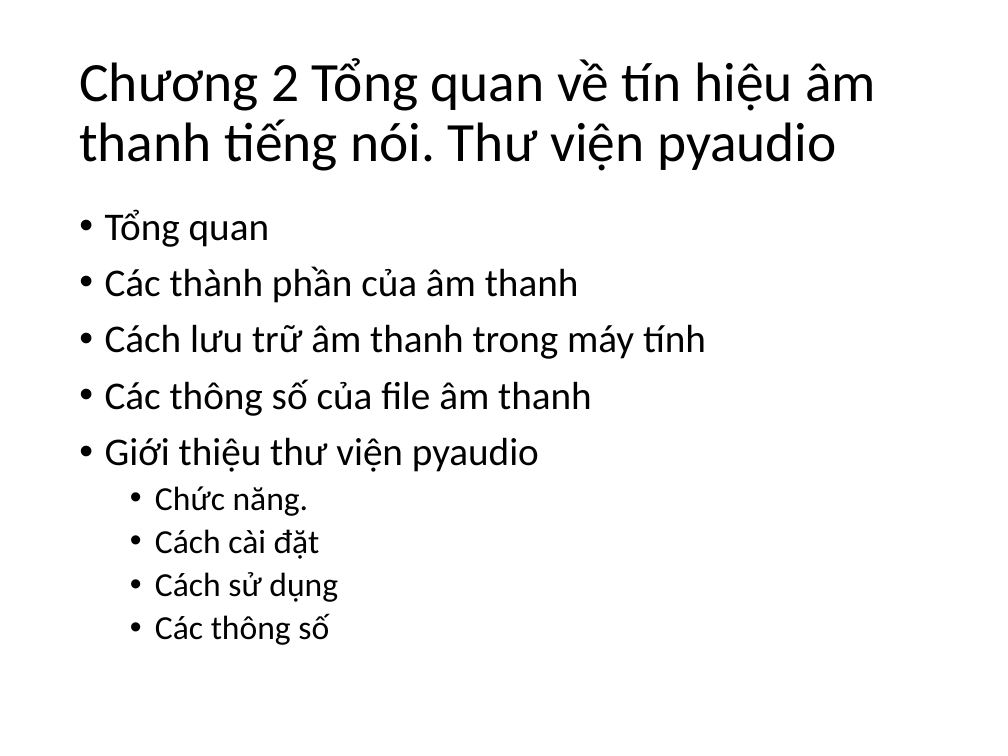
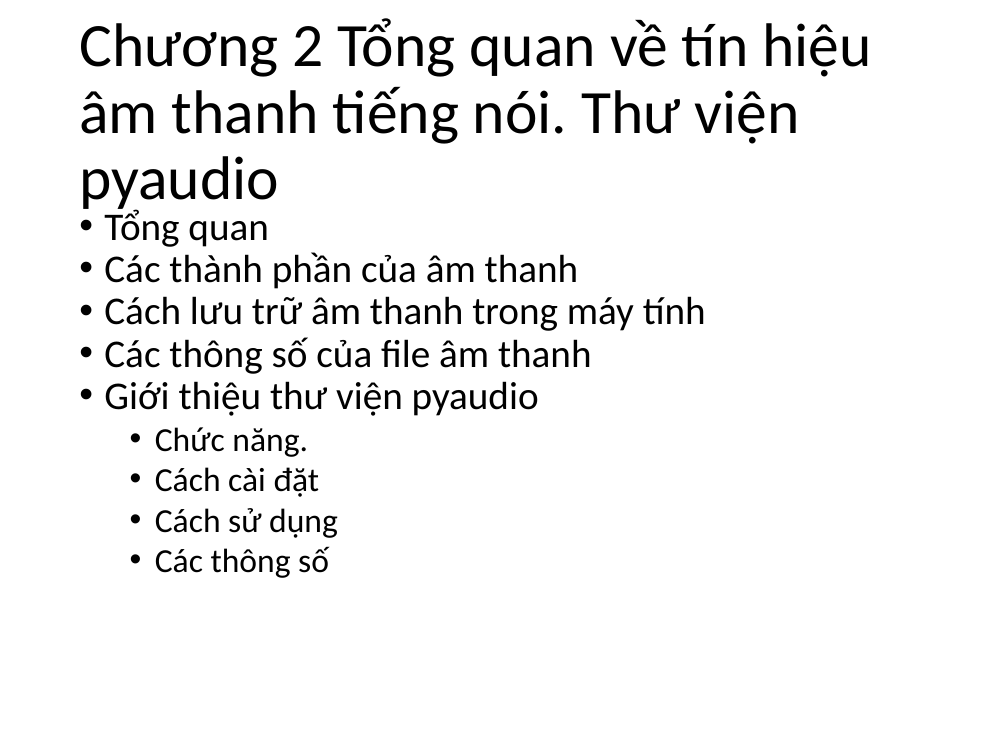
Before and after one commit to phamngoctuan1995/latex_thesis, a slide deck: slide 5 of CauTrucLuanVan.pptx. Drawn at 1008x756 pixels with LibreOffice and Linux fonts; fonts in the diff are those of the drawing. Boxes give left, top, right and bottom in pixels: in the first picture for what was removed or moved away, otherwise in the second. Text is boxed around its words. In the diff, an @@ line names an element or a change of style, - is before the commit and + after.

```diff
--- a/CauTrucLuanVan.pptx
+++ b/CauTrucLuanVan.pptx
@@ text "Chương 2 Tổng quan về ..." at bbox=[79, 18, 871, 214]: size 39.6 to 44 pt @@
@@ text "Tổng quan" at bbox=[104, 207, 706, 578]: less space between paragraphs; line spacing 0.9 to 1 @@
```
Also in this commit, not shown: 10 other slides changed, 41 other files.
